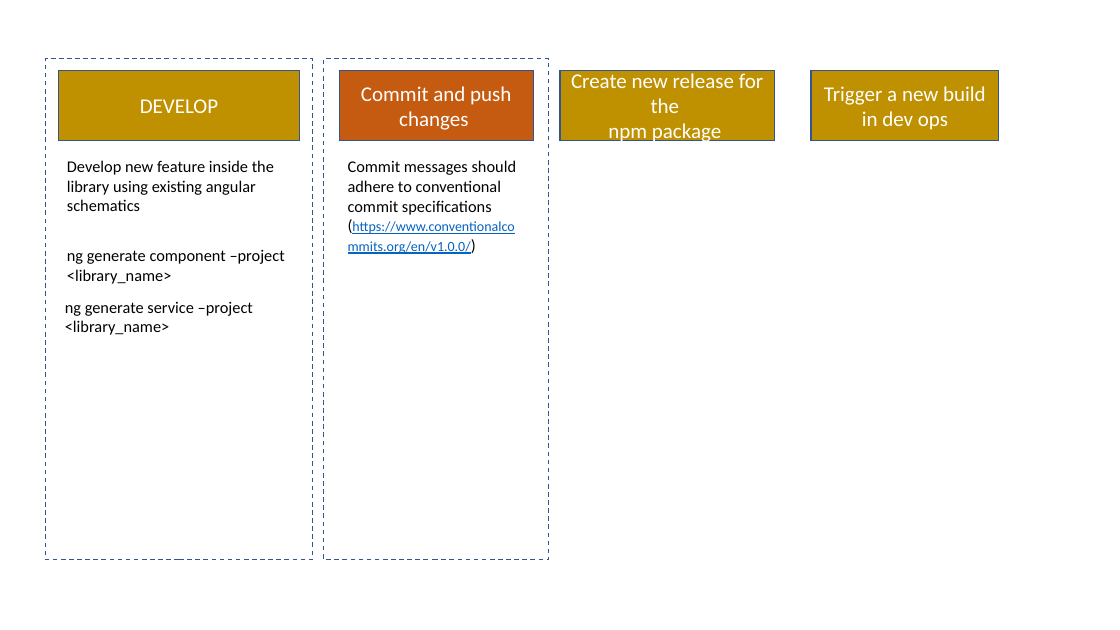
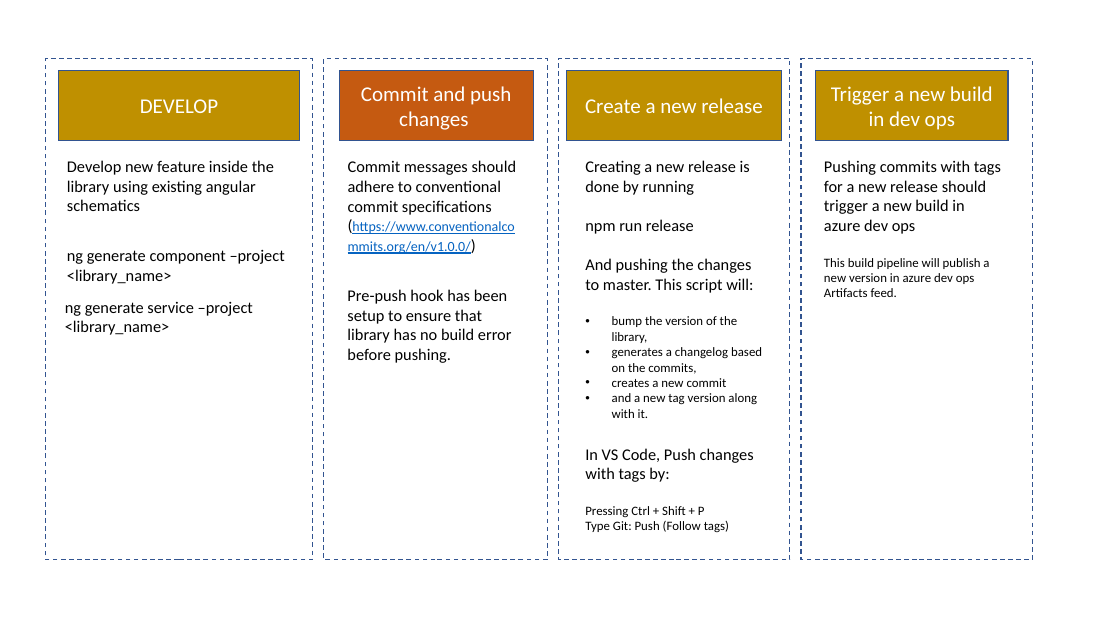
Before and after one commit to jmontubig/libs-poc, a slide deck: slide 1 of flow.pptx. Drawn at 1120x630 pixels with LibreOffice and Linux fonts; fonts in the diff are those of the drawing. Boxes give left, top, right and bottom in pixels: in the first picture for what was removed or moved away, otherwise in the second. Text is boxed around its words. In the diff, an @@ line names an element or a change of style, - is before the commit and + after.

Commit message:
chore: updated flow diagram

```diff
--- a/flow.pptx
+++ b/flow.pptx
@@ rectangle added at (559,59,791,560), fill #FFFFFF, outline #325491 1 pt dashed @@
@@ rectangle added at (802,59,1033,560), fill #FFFFFF, outline #325491 1 pt dashed @@
@@ rectangle "Create a new release": place and size @@
-rectangle "Create a new release" at (560,71,775,140)
+rectangle "Create a new release" at (567,71,781,140)
@@ rectangle "Trigger a new build in ...": place and size @@
-rectangle "Trigger a new build in ..." at (812,71,1000,140)
+rectangle "Trigger a new build in ..." at (816,71,1008,140)
@@ text in rectangle at (585,98,762,113): text changed @@
-Create new release for the
-npm package
+Create a new release
@@ text added at (585,160,762,418), 11 pt, text #000000 @@
+Creating a new release is done by running
+npm run release
+And pushing the changes to master. This script will:
+• bump the version of the library,
+• generates a changelog based on the commits,
+• creates a new commit
+• and a new tag version along with it.
@@ text added at (824,160,1001,297), 14 pt, text #000000 @@
+Pushing commits with tags for a new release should trigger a new build in azure dev ops
+This build pipeline will publish a new version in azure dev ops Artifacts feed.
@@ text added at (347,289,512,363), 14 pt, text #000000 @@
+Pre-push hook has been setup to ensure that library has no build error before pushing.
@@ text added at (585,448,754,532), 11 pt, text #000000 @@
+In VS Code, Push changes with tags by:
+Pressing Ctrl + Shift + P
+Type Git: Push (Follow tags)
```
